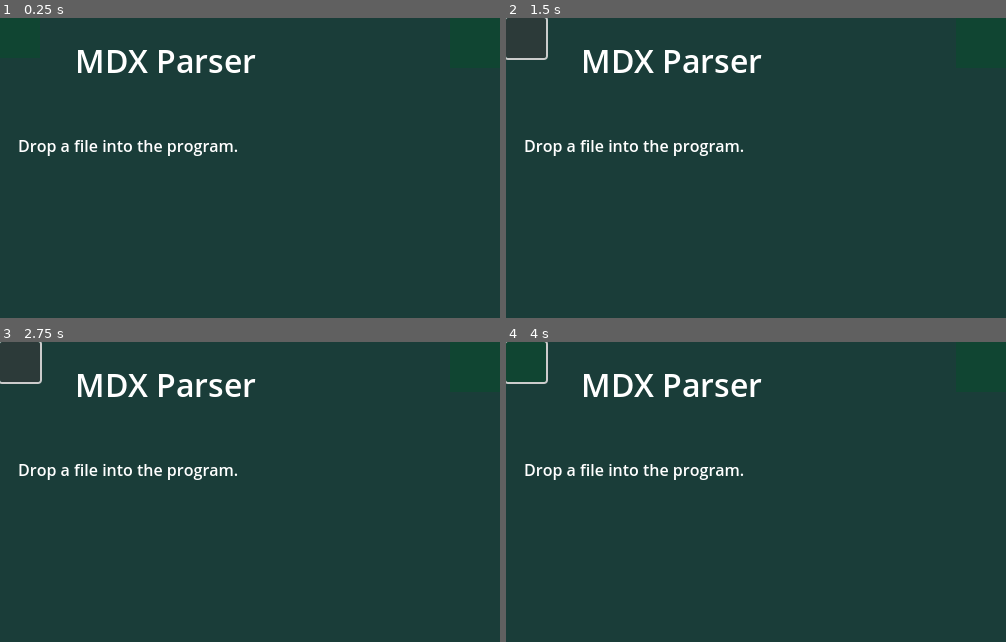
Above: before the commit, frames 1-4 (two rows, left to right).
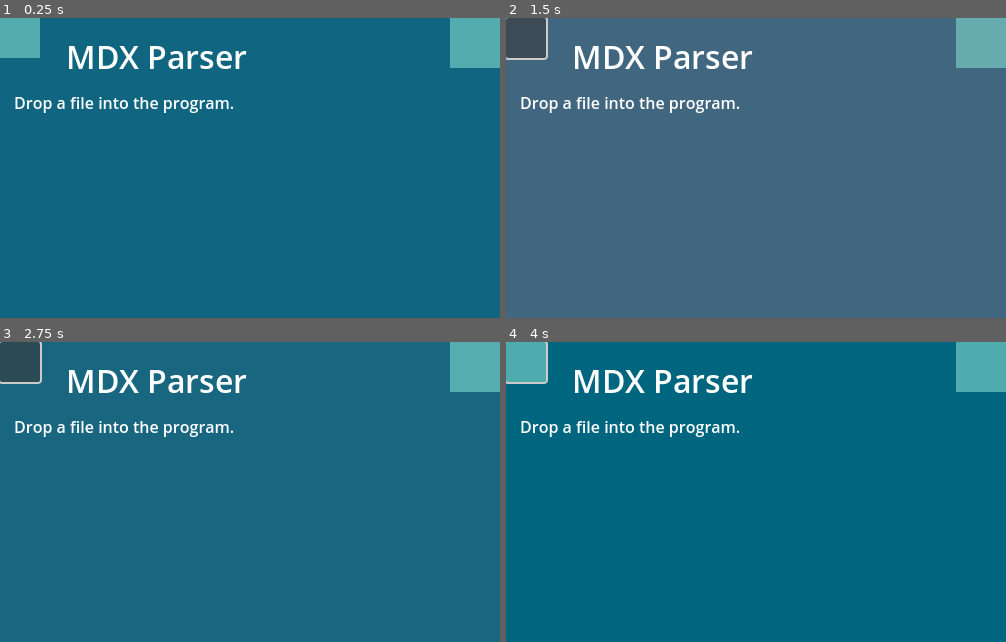
Above: after the commit, the same moments.

Repository: icysamon/TangoPlayer
Game: Godot game, scene res://scene/main_scene.tscn
Same seed, same stepped clock (60 frames per second), same inputs: the game is played once before the commit and once after it.
Inputs (mouse positions are in pixels of both pictures, inside the frame that each line leads up to):
- Up to frame 1 (0.25 s): no input
- Up to frame 2 (1.5 s): click (526, 39) at 0.5 s; click (526, 39) at 1.25 s
- Up to frame 3 (2.75 s): click (20, 363) at 2 s
- Up to frame 4 (4 s): tap Enter at 2.75 s; move the mouse to (866, 477) at 2.77 s; click (866, 477) at 2.85 s; tap Space at 3.5 s; move the mouse to (656, 507) at 3.52 s; click (656, 507) at 3.6 s

The runs differ from the first frame. In frame 1, 100% of the frame differs, in the area x 0-100%, y 0-100%; in frame 2, 100%; in frame 3, 100%; in frame 4, 100%.

Commit message:
shader

Diff:
--- a/project.godot
+++ b/project.godot
@@ -10,11 +10,12 @@
 
 [application]
 
-config/name="Tango Player"
+config/name="TangoPlayer"
 config/description="A mdx parser in Godot, which run by godot's xml parser."
 run/main_scene="res://scene/main_scene.tscn"
 config/features=PackedStringArray("4.1", "GL Compatibility")
 boot_splash/show_image=false
+boot_splash/fullsize=false
 config/icon="res://icon.svg"
 
 [display]
@@ -30,7 +31,3 @@
 "events": [Object(InputEventMouseButton,"resource_local_to_scene":false,"resource_name":"","device":-1,"window_id":0,"a …(256 unchanged characters)…
 ]
 }
-
-[rendering]
-
-renderer/rendering_method.mobile="gl_compatibility"
--- a/scene/main_scene.tscn
+++ b/scene/main_scene.tscn
@@ -1,13 +1,19 @@
-[gd_scene load_steps=4 format=3 uid="uid://ehsuyjxlfmm5"]
+[gd_scene load_steps=6 format=3 uid="uid://ehsuyjxlfmm5"]
 
 [ext_resource type="Script" path="res://script/main_scene.gd" id="1_5hal6"]
 [ext_resource type="Theme" uid="uid://dpj4bp71gm0uc" path="res://theme/theme1.tres" id="2_7s7xu"]
+[ext_resource type="Shader" path="res://shader/background.gdshader" id="2_rewvx"]
 [ext_resource type="LabelSettings" uid="uid://0ul007kv1yre" path="res://label_settings/new_label_settings.tres" id="4_7edxa"]
+
+[sub_resource type="ShaderMaterial" id="ShaderMaterial_0ulqx"]
+shader = ExtResource("2_rewvx")
+shader_parameter/color = Color(0.690196, 0.47451, 0.686275, 1)
 
 [node name="MainScene" type="Node2D"]
 script = ExtResource("1_5hal6")
 
 [node name="Panel_Ground" type="Panel" parent="."]
+material = SubResource("ShaderMaterial_0ulqx")
 offset_right = 500.0
 offset_bottom = 300.0
 theme = ExtResource("2_7s7xu")
@@ -23,8 +29,8 @@
 
 [node name="Label_Title" type="Label" parent="Panel_Ground"]
 layout_mode = 1
-offset_right = 331.0
-offset_bottom = 85.0
+offset_right = 313.0
+offset_bottom = 77.0
 text = "MDX Parser"
 label_settings = ExtResource("4_7edxa")
 horizontal_alignment = 1
@@ -32,10 +38,10 @@
 
 [node name="Label_Text" type="Label" parent="Panel_Ground"]
 layout_mode = 0
-offset_left = 18.0
-offset_top = 116.0
-offset_right = 488.0
-offset_bottom = 275.0
+offset_left = 14.0
+offset_top = 73.0
+offset_right = 484.0
+offset_bottom = 284.0
 text = "Drop a file into the program."
 autowrap_mode = 2
 
--- /dev/null
+++ b/shader/background.gdshader
@@ -0,0 +1,9 @@
+shader_type canvas_item;
+uniform vec4 color : source_color = vec4(1.0, 1.0, 1.0, 1.0);
+void fragment() {
+	// Place fragment code here.
+	COLOR = texture(TEXTURE, UV);
+	//COLOR = color;
+	COLOR = vec4(sin(TIME)/2.0,0.8,1.0,0.5);
+
+}
--- a/theme/theme1.tres
+++ b/theme/theme1.tres
@@ -1,10 +1,10 @@
 [gd_resource type="Theme" load_steps=3 format=3 uid="uid://dpj4bp71gm0uc"]
 
 [sub_resource type="StyleBoxFlat" id="StyleBoxFlat_7gkl7"]
-bg_color = Color(0, 0.313726, 0.156863, 0.396078)
+bg_color = Color(0.486275, 0.831373, 0.792157, 0.631373)
 
 [sub_resource type="StyleBoxFlat" id="StyleBoxFlat_vhbpl"]
-bg_color = Color(0.160784, 0.376471, 0.352941, 0.631373)
+bg_color = Color(0, 0.313726, 0.156863, 0.396078)
 border_color = Color(1, 1, 1, 0)
 shadow_color = Color(0, 0, 0, 0.627451)
 
Not shown, changed: mdx/samle.mdx
